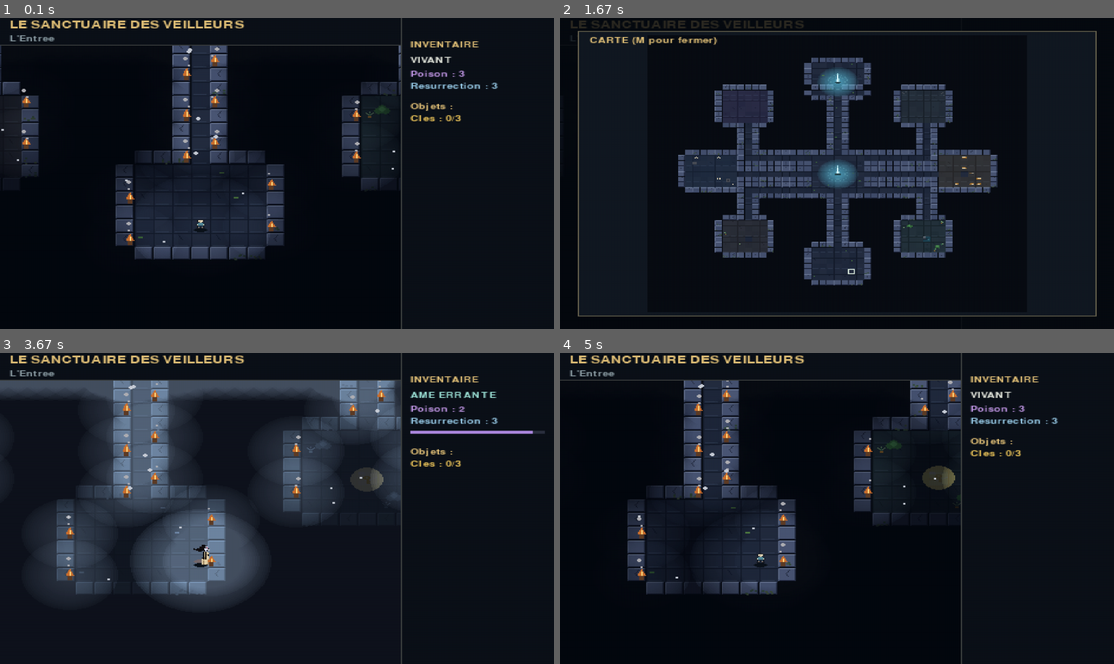
Above: before the commit, frames 1-4 (two rows, left to right).
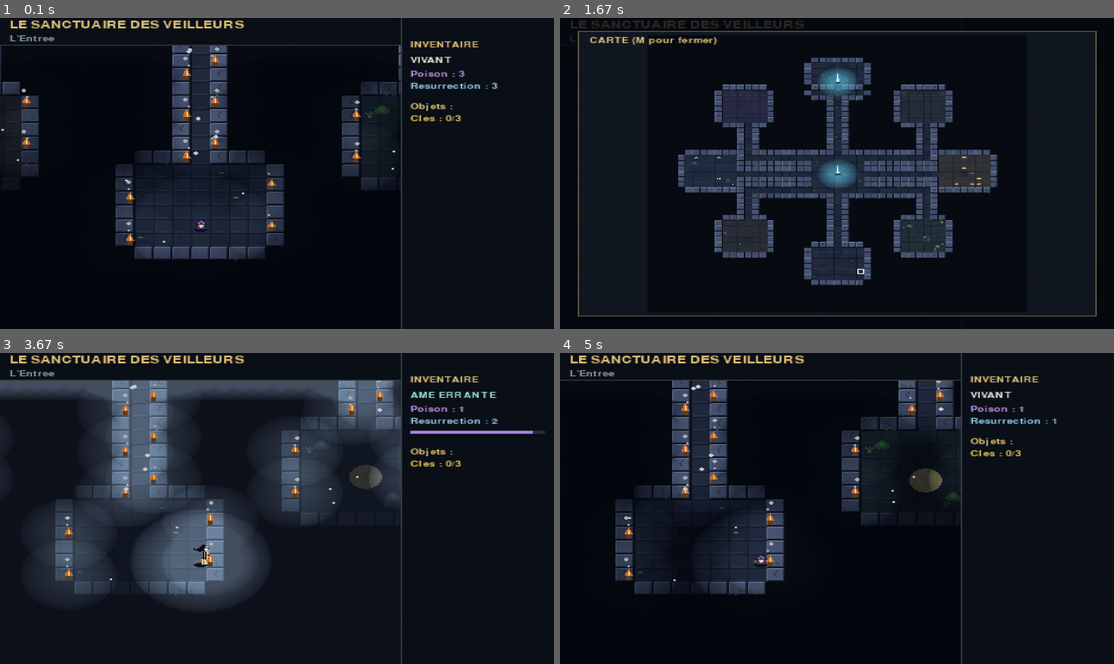
Above: after the commit, the same moments.

Repository: Eliaslhl/Game-Jam
Game: pygame game, started from main.py
Same seed, same stepped clock (60 frames per second), same inputs: the game is played once before the commit and once after it.
Inputs:
- Up to frame 1 (0.1 s): no input
- Up to frame 2 (1.67 s): hold P 0.33-0.8 s; hold Right 0.33-0.8 s; hold R 0.83-1.3 s; hold Right 0.83-1.3 s; hold M from 1.33 s (still down); hold Right from 1.33 s (still down)
- Up to frame 3 (3.67 s): release M at 1.8 s; release Right at 1.8 s; hold M 1.83-2.3 s; hold Right 1.83-2.3 s; hold P 2.33-2.8 s; hold Right 2.33-2.8 s; hold M 2.83-3.3 s; hold Right 2.83-3.3 s; hold M from 3.33 s (still down); hold Right from 3.33 s (still down)
- Up to frame 4 (5 s): release M at 3.8 s; release Right at 3.8 s; hold R 3.83-4.3 s; hold Right 3.83-4.3 s; hold M 4.33-4.8 s; hold Right 4.33-4.8 s; hold M from 4.83 s (still down); hold Right from 4.83 s (still down)

The runs differ from the first frame. In frame 1, less than 0.1% of the frame differs, in the area x 35-38%, y 65-68%; in frame 2, less than 0.1%; in frame 3, 1.7%; in frame 4, 9.2%, in the area x 10-90%, y 8-78%.

Commit message:
Ajout sprites et correction de beugs

Diff:
--- a/systems/ghost_mode.py
+++ b/systems/ghost_mode.py
@@ -10,6 +10,7 @@
 class PlayerState(Enum):
     ALIVE = auto()
     GHOST = auto()
+    DEAD = auto()
 
 
 class GhostModeController:
@@ -31,9 +32,16 @@
         self.time_remaining = self.duration
         return True
 
-    def return_to_alive(self):
-        """Retourne la position du corps pour une resurrection sans collision."""
+    def return_to_alive(self, position=None):
+        """Ressuscite a la position actuelle du fantome si possible."""
+        if self.state is not PlayerState.GHOST or not self.resurrection_potions.drink():
+            return None
         self.state = PlayerState.ALIVE
+        self.time_remaining = 0.0
+        return self.corpse_position if position is None else position
+
+    def die(self):
+        self.state = PlayerState.DEAD
         self.time_remaining = 0.0
         return self.corpse_position
 
@@ -41,7 +49,7 @@
         if self.state is PlayerState.GHOST:
             self.time_remaining = max(0.0, self.time_remaining - max(0.0, delta_time))
             if self.time_remaining == 0:
-                return self.return_to_alive()
+                return self.die()
         return None
 
     def can_pass_wall(self, ghost_passable: bool) -> bool:
--- a/systems/training_level.py
+++ b/systems/training_level.py
@@ -30,12 +30,17 @@
         self.keys_collected = 0
         self.collected_key_positions = set()
         self.won = False
-        self.message = "P : devenez fantome pour traverser. P a nouveau pour redevenir humain."
+        self.lost = False
+        self.message = "P : poison / R : resurrection / N : recommencer"
         self.message_time = 6.0
 
     @property
     def ghost(self):
         return self.mode.state is PlayerState.GHOST
+
+    @property
+    def dead(self):
+        return self.mode.state is PlayerState.DEAD
 
     @property
     def vision(self):
@@ -74,31 +79,29 @@
         self.message, self.message_time = message, 6.0
 
     def action(self, key):
-        if self.won:
+        if self.won or self.lost:
             return
-        if key != pygame.K_p:
-            return
-        if not self.ghost:
+        if key == pygame.K_p and not self.ghost:
             if self.mode.enter_ghost_mode(self.position):
                 self.say("Votre corps reste ici. Traversez le mur dore.")
             else:
-                self.say("Plus de fioles de poison. R pour recommencer.")
-        elif self.mode.resurrection_potions.drink():
-            self.mode.return_to_alive()
-            self.say("Vous reprenez forme humaine, ici meme.")
-        else:
-            self.say("Plus de fioles de resurrection : attendez que le temps s'ecoule.")
+                self.say("Plus de fioles de poison.")
+        elif key == pygame.K_r and self.ghost:
+            if self.mode.return_to_alive(self.position) is not None:
+                self.say("Vous ressuscitez a votre position actuelle.")
+            else:
+                self.say("Plus de fioles de resurrection.")
 
     def update(self, dt, direction=(0, 0)):
-        if self.won:
+        if self.won or self.lost:
             return
         dt = max(0, dt)
         self.message_time = max(0, self.message_time - dt)
         restored = self.mode.update(dt)
-        if restored is not None:
-            # Ni le retour volontaire (P) ni l'expiration du temps ne doivent vous
-            # teleporter au cadavre : on redevient humain la ou l'on se trouve.
-            self.say("Le temps est ecoule. Vous reprenez forme humaine, ici meme.")
+        if self.dead:
+            self.lost = True
+            self.say("Le temps est ecoule : vous etes mort. N pour recommencer.")
+            return
 
         direction = pygame.Vector2(direction)
         if direction.length_squared():
--- a/views/pixel_art.py
+++ b/views/pixel_art.py
@@ -7,7 +7,20 @@
            'y':(248,208,101), 'Y':(164,113,45), 'p':(184,127,238), 'P':(96,51,147),
            'r':(216,102,93), 'R':(107,52,62), 'c':(139,234,226), 'C':(55,121,137)}
 ART = {
-'player': ['...oooo...', '..owwwwo..', '..owswwo..', '...oswo...', '..obbbbo..', '.obbbbbbo.', '.owbbbbwo.', '..oBBBBo..', '..oBooBo..', '..os..so..', '.ooo..ooo.'],
+'player': [
+    ".....o.....",
+    "....oPo....",
+    "...oPpPo...",
+    "..oPPPpPo..",
+    ".oPwPPPwPo.",
+    "ooooooooooo",
+    ".oosssssoo.",
+    "..oswwwso..",
+    "..oPwwwPo..",
+    ".oPPPyPPPo.",
+    ".oPPPPPPPo.",
+    ".o.o.o.o.o.",
+],
 'key': ['..yyyy...', '.yy..yy..', '.yy..yy..', '..yyyy...', '....yy...', '....yy...', '....yyy..', '....yy...', '....yyy..'],
 'potion': ['...ww...', '...ss...', '...ww...', '..wppw..', '.wppppw.', '.wppppw.', '.wPPPPw.', '..wwww..'],
 'stele': ['...oooo...', '..osssso..', '.oswwssso.', '.ossswsso.', '.oswwwsso.', '.ossswsso.', '.osssssso.', '.osssssso.', 'oBBBBBBBBo'],
--- a/views/simple_map_view.py
+++ b/views/simple_map_view.py
@@ -150,7 +150,7 @@
     def event(self, key):
         if key == pygame.K_m:
             self.map_open = not self.map_open
-        elif key == pygame.K_r:
+        elif key == pygame.K_n and (self.level.won or self.level.lost):
             self.__init__()
         elif not self.map_open:
             self.level.action(key)
@@ -208,6 +208,8 @@
             self.draw_map(screen)
         if level.won:
             self.draw_win(screen)
+        elif level.lost:
+            self.draw_loss(screen)
 
     def draw_souls(self, screen):
         for soul in self.souls:
@@ -263,7 +265,7 @@
             if self.facing_left:
                 frame = pygame.transform.flip(frame, True, False)
             bob = int(self.elapsed * 8) % 2 if self.moving else 0
-            screen.blit(frame, (px - 5, py - 8 - bob))
+            screen.blit(frame, (px - frame.get_width() // 2, py - frame.get_height() + 4 - bob))
 
     def draw_lighting(self, screen, torch_points, px, py, is_ghost):
         self.shade.fill((4, 7, 15, 210))
@@ -394,7 +396,14 @@
         veil.fill((6, 16, 22, 220))
         screen.blit(veil, (0, 0))
         self.label(screen, "SORTIE ATTEINTE", (SIZE[0] // 2 - 55, SIZE[1] // 2 - 10), GOLD, self.font)
-        self.label(screen, "R : recommencer    Echap : quitter", (SIZE[0] // 2 - 90, SIZE[1] // 2 + 10), WHITE, self.small)
+        self.label(screen, "N : recommencer    Echap : quitter", (SIZE[0] // 2 - 90, SIZE[1] // 2 + 10), WHITE, self.small)
+
+    def draw_loss(self, screen):
+        veil = pygame.Surface(SIZE, pygame.SRCALPHA)
+        veil.fill((30, 8, 12, 220))
+        screen.blit(veil, (0, 0))
+        self.label(screen, "VOUS ETES MORT", (SIZE[0] // 2 - 48, SIZE[1] // 2 - 10), (232, 120, 120), self.font)
+        self.label(screen, "N : recommencer    Echap : quitter", (SIZE[0] // 2 - 90, SIZE[1] // 2 + 10), WHITE, self.small)
 
 
 def main():
--- a/views/training_map_view.py
+++ b/views/training_map_view.py
@@ -49,7 +49,7 @@
         # Textes qui ne changent jamais : rendus une seule fois plutot qu'a chaque frame.
         self.title_surface = self.font.render("COULOIR D'ENTRAINEMENT", True, GOLD)
         self.controls_surface = self.small.render(
-            "ZQSD / fleches : bouger   P : potion   R : recommencer", True, (136, 149, 157)
+            "ZQSD / fleches : bouger   P : poison   R : vie   N : recommencer", True, (136, 149, 157)
         )
 
     def _add_bottom_wall_torches(self):
@@ -74,7 +74,7 @@
         self.elapsed += dt
 
     def event(self, key):
-        if key == pygame.K_r:
+        if key == pygame.K_n and (self.level.won or self.level.lost):
             self.__init__()
         else:
             self.level.action(key)
@@ -122,7 +122,8 @@
             frame = self.tiles.art["player"]
             if self.facing_left:
                 frame = pygame.transform.flip(frame, True, False)
-            screen.blit(frame, (px - 5, py - 8 - (int(self.elapsed * 8) % 2 if self.moving else 0)))
+            bob = int(self.elapsed * 8) % 2 if self.moving else 0
+            screen.blit(frame, (px - frame.get_width() // 2, py - frame.get_height() + 4 - bob))
 
         torch_points = [(wx, self.point((wx, wy))) for wx, wy in self.tiles.torches]
 
@@ -143,6 +144,8 @@
         self.draw_hud(screen)
         if level.won:
             self.draw_win(screen)
+        elif level.lost:
+            self.draw_loss(screen)
 
     def draw_hud(self, screen):
         level = self.level
@@ -159,7 +162,7 @@
         if level.ghost:
             pygame.draw.rect(screen, (43, 48, 63), (70, 80, 80, 4))
             pygame.draw.rect(screen, (172, 136, 223), (70, 80, int(80 * level.mode.time_remaining / level.mode.duration), 4))
-        message = level.message if level.message_time > 0 else "P : devenir fantome / redevenir humain"
+        message = level.message if level.message_time > 0 else "P : poison / R : resurrection / N : recommencer"
         for i, line in enumerate(textwrap.wrap(message, 60)):
             self.label(screen, line, (8, 92 + i * 11), WHITE, self.small)
         screen.blit(self.controls_surface, (8, SIZE[1] - 14))
@@ -169,7 +172,14 @@
         veil.fill((6, 16, 22, 220))
         screen.blit(veil, (0, 0))
         self.label(screen, "COULOIR VALIDE", (SIZE[0] // 2 - 45, 55), GOLD, self.font)
-        self.label(screen, "R : recommencer    Echap : quitter", (SIZE[0] // 2 - 85, 75), WHITE, self.small)
+        self.label(screen, "N : recommencer    Echap : quitter", (SIZE[0] // 2 - 85, 75), WHITE, self.small)
+
+    def draw_loss(self, screen):
+        veil = pygame.Surface(SIZE, pygame.SRCALPHA)
+        veil.fill((30, 8, 12, 220))
+        screen.blit(veil, (0, 0))
+        self.label(screen, "VOUS ETES MORT", (SIZE[0] // 2 - 48, 55), (232, 120, 120), self.font)
+        self.label(screen, "N : recommencer    Echap : quitter", (SIZE[0] // 2 - 85, 75), WHITE, self.small)
 
 
 def main():
